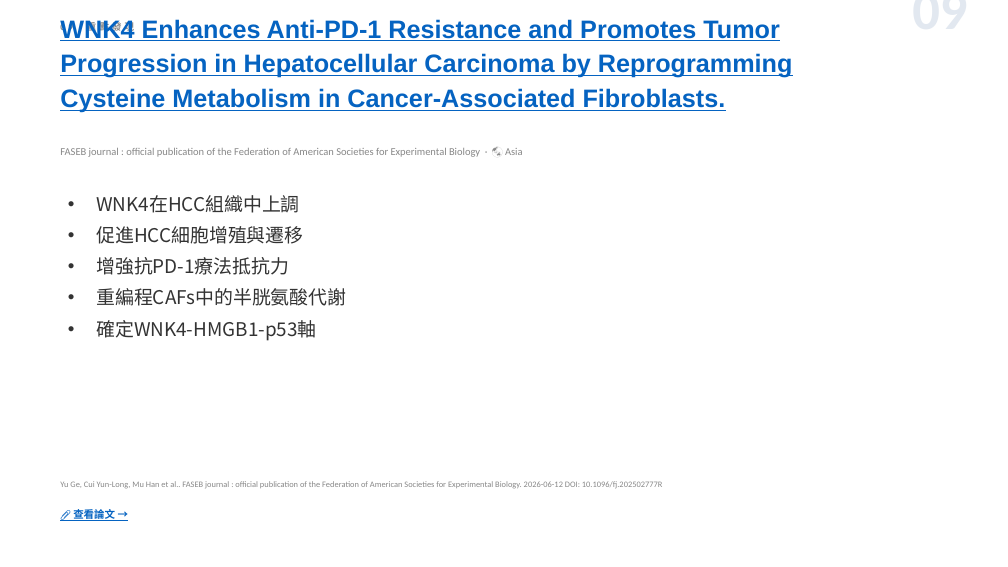
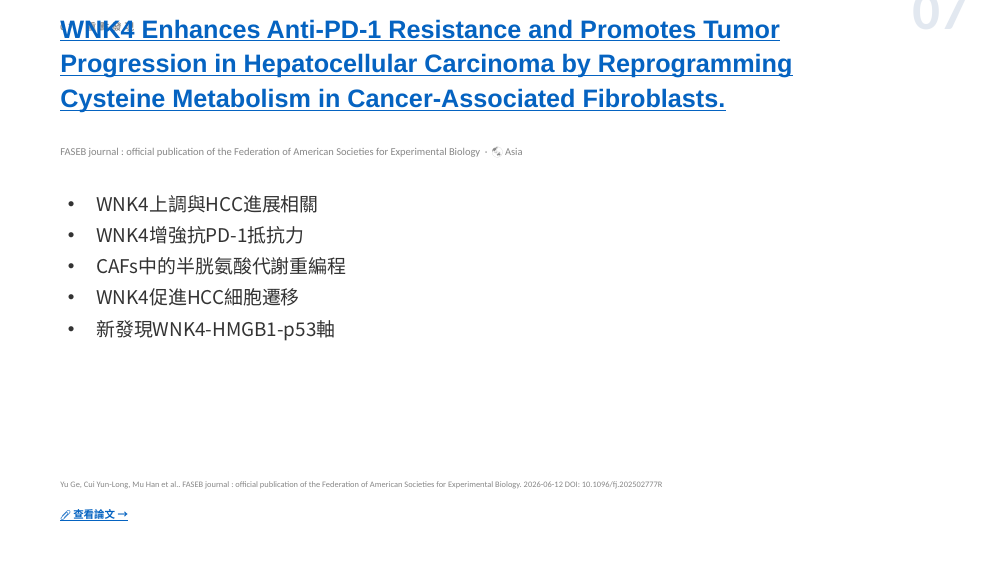
Before and after one commit to jejenhu-maker/hcc-weekly-digest, a slide deck: slide 9 of docs/digest-zh.pptx (slide 11 before the commit). Drawn at 1008x567 pixels with LibreOffice and Linux fonts; fonts in the diff are those of the drawing. Boxes give left, top, right and bottom in pixels: in the first picture for what was removed or moved away, otherwise in the second. Text is boxed around its words. In the diff, an @@ line names an element or a change of style, - is before the commit and + after.

```diff
--- a/docs/digest-zh.pptx
+++ b/docs/digest-zh.pptx
@@ text at (x1=756, y1=8, x2=968, y2=8): text changed @@
-09
+07
@@ text at (x1=96, y1=195, x2=346, y2=341): text changed @@
-• WNK4在HCC組織中上調
-• 促進HCC細胞增殖與遷移
-• 增強抗PD-1療法抵抗力
-• 重編程CAFs中的半胱氨酸代謝
-• 確定WNK4-HMGB1-p53軸
+• WNK4上調與HCC進展相關
+• WNK4增強抗PD-1抵抗力
+• CAFs中的半胱氨酸代謝重編程
+• WNK4促進HCC細胞遷移
+• 新發現WNK4-HMGB1-p53軸
```
Also in this commit, not shown: 12 other slides changed, 1 slide added, 1 slide removed, 2 other files.
